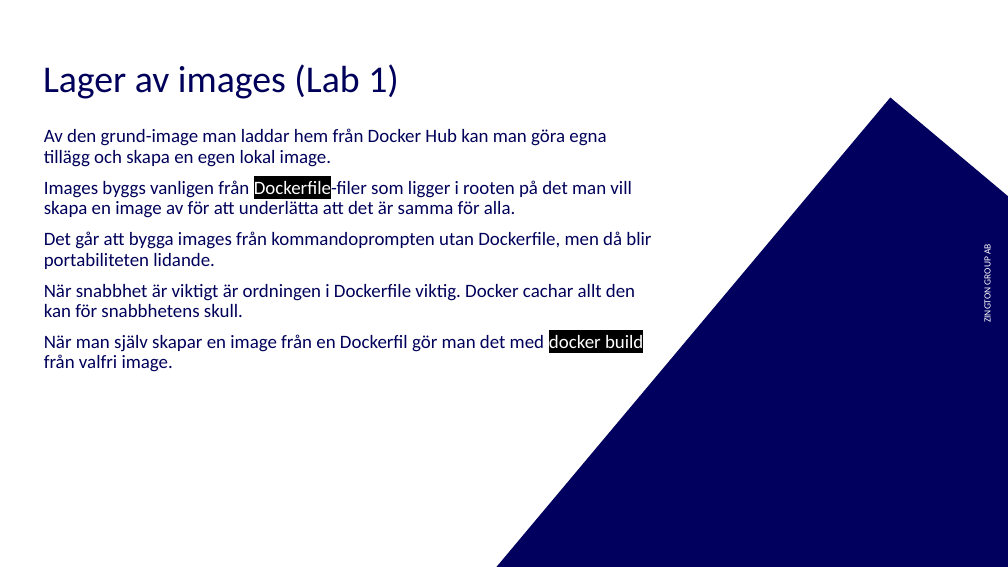
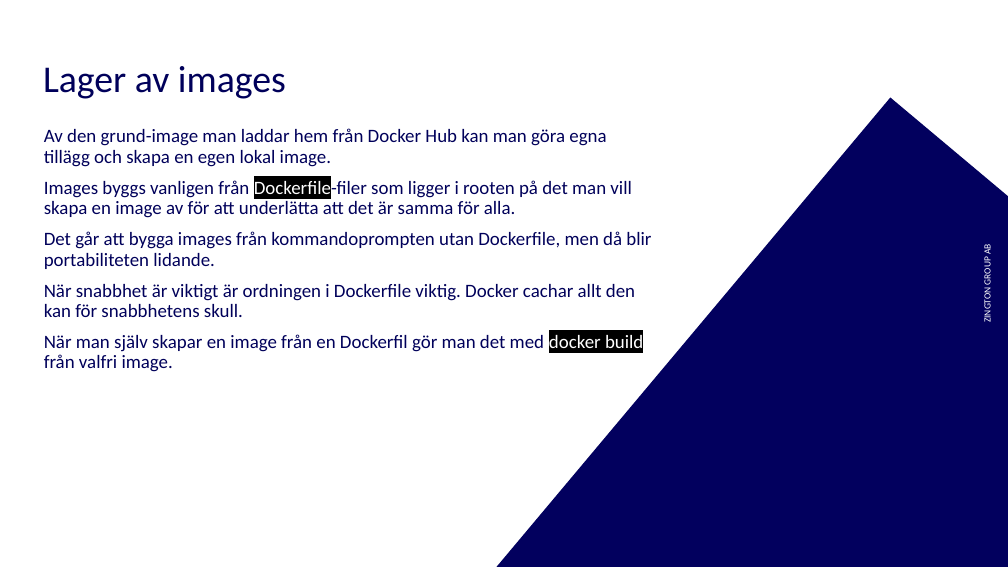
Before and after one commit to kejsardamberg/docker-hackaton, a slide deck: slide 11 of res/DevOps_hackaton.pptx (slide 6 before the commit). Drawn at 1008x567 pixels with LibreOffice and Linux fonts; fonts in the diff are those of the drawing; background and template pictures are left out. Boxes give left, top, right and bottom in pixels: in the first picture for what was removed or moved away, otherwise in the second. Text is boxed around its words. In the diff, an @@ line names an element or a change of style, - is before the commit and + after.

```diff
--- a/res/DevOps_hackaton.pptx
+++ b/res/DevOps_hackaton.pptx
@@ title at (x1=43, y1=66, x2=286, y2=99): text changed @@
-Lager av images (Lab 1)
+Lager av images
```
Also in this commit, not shown: 3 other slides changed, 11 slides added, 1 slide removed, 4 other files.
